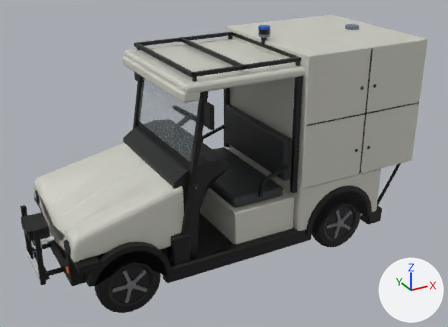
The COLLADA model golfcart_vehicle_description/mesh/golfcart.dae: old version first, new version second.
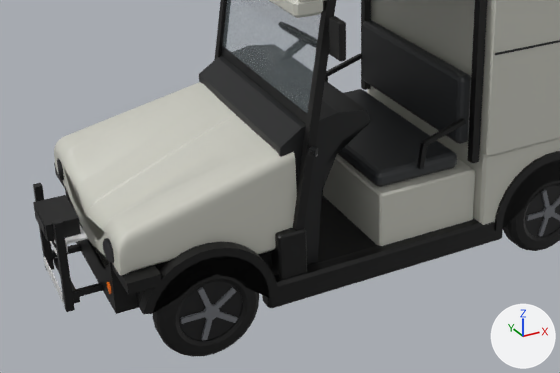
Old and new are each drawn whole from a 50 mm camera at (-2.36, -4.6, 3.09) aimed at (0.12, -0.1, 0.84) and again close up on the part from 0% to 77% of the width and 28% to 99% of the height. Lighting does not change. The marker at lower right points along +X, +Y and +Z. The older version's two pictures come first. Vertices at exactly the same position are counted once.

The first close-up shows 'alloy', 'alloy_dark', 'alu_black', 'black_plastic', 'dark_plastic', 'glass', 'rubber_mat', 'seat', 'tinted_glass', 'tyre', 'white_body', 'white_plate' and 2 more.
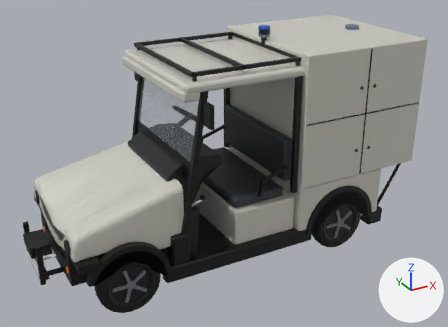
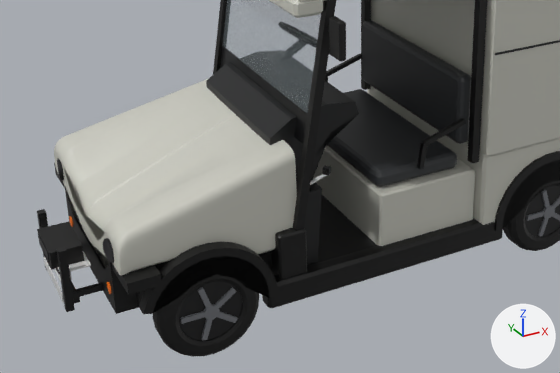
Pixel boxes (x1, y1, x2, y2) of what changed, in the close-ups (560 x 373 px; the box of a moved part takes in the faces that stretch with it):
'black_plastic', reshaped
    before: (33, 0, 560, 314)
    after: (37, 0, 560, 314)
'dark_plastic', reshaped (mostly hidden)
    before: (53, 40, 560, 265)
    after: (57, 40, 560, 274)
'alu_black', reshaped
    before: (33, 183, 104, 312)
    after: (37, 209, 104, 312)
'white_plate', reshaped
    before: (44, 225, 88, 302)
    after: (44, 173, 331, 302)
part 1 of me_alu_black, moved or reshaped
    before: (53, 219, 75, 312)
    after: (56, 247, 75, 312)
part 2 of me_alu_black, moved or reshaped
    before: (33, 183, 54, 270)
    after: (37, 209, 53, 270)
part 3 of me_black_plastic, moved or reshaped
    before: (33, 195, 81, 242)
    after: (37, 221, 84, 269)
part 4 of me_dark_plastic, moved or reshaped
    before: (308, 146, 318, 157)
    after: (322, 165, 331, 175)
part 5 of me_dark_plastic, cut back
    before: (199, 56, 367, 196)
    after: (206, 64, 353, 196)
part 6 of me_white_plate, moved or reshaped
    before: (54, 225, 88, 246)
    after: (58, 251, 91, 272)
part 7 of me_white_plate, moved or reshaped (mostly hidden)
    before: (50, 241, 68, 255)
    after: (54, 268, 72, 282)
part 8 of me_white_plate, moved or reshaped (not visible before)
    after: (310, 174, 327, 185)

Edits to the bpy script that builds the scene:
```text
Change me_alu_black:
    where me_alu_black.from_pydata(...)  # 136 vertices, 212 faces; spans x -1.63..0.6, y -0.57..0.57, z 0.2..1.93
    used by ob_alu_black; location = (0.0, 0.0, 0.0)
    before: 100 (-1.59, -0.23, 0.7) at pixel (62, 222), 101 (-1.63, -0.23, 0.7) at pixel (54, 224), 102 (-1.59, -0.19, 0.7) at pixel (60, 218), 103 (-1.63, -0.19, 0.7) at pixel (52, 220)
    before: 116 (-1.59, 0.19, 0.7) at pixel (42, 185), 117 (-1.63, 0.19, 0.7) at pixel (34, 187), 118 (-1.59, 0.23, 0.7) at pixel (40, 182), 119 (-1.63, 0.23, 0.7) at pixel (32, 184)
    me_alu_black part 1
    add for i in [*range(100, 104)]: me_alu_black.vertices[i].co += Vector((0.0, 0.0, -0.16))
    me_alu_black part 2
    add for i in [*range(116, 120)]: me_alu_black.vertices[i].co += Vector((0.0, 0.0, -0.16))
Change me_black_plastic:
    where me_black_plastic.from_pydata(...)  # 820 vertices, 1520 faces; spans x -1.66..1.8, y -0.77..0.77, z 0.1..1.74
    used by ob_black_plastic; location = (0.0, 0.0, 0.0)
    me_black_plastic part 3: the loose piece of 8 vertices spanning x -1.66..-1.5, y -0.16..0.11, z 0.57..0.66 is moved by (0.0, 0.0, -0.16)
Change me_dark_plastic:
    used by ob_dark_plastic; location = (0.0, 0.0, 0.0)
    remove me_dark_plastic.from_pydata(...)  # 480 vertices, 684 faces; spans x -1.62..1.84, y -0.69..0.69, z 0.28..1.88
    add me_dark_plastic.from_pydata(...)  # 498 vertices, 724 faces; spans x -1.62..1.84, y -0.69..0.69, z 0.28..1.88
    me_dark_plastic part 4: the loose piece of 8 vertices spanning x -0.48..-0.43, y -0.68..-0.63, z 0.97..1.01 is moved by (0.13, 0.13, -0.19)
    me_dark_plastic part 5: 14 vertices removed from x -0.59..-0.09, y -0.56..0.56, z 0.84..1.12; 32 vertices added at x -0.59..-0.09, y -0.56..0.56, z 0.3..1.12
    other edits to the shape of me_dark_plastic do not show in these pictures
Change me_white_plate:
    used by ob_white_plate; location = (0.0, 0.0, 0.0)
    remove me_white_plate.from_pydata(...)  # 62 vertices, 96 faces; spans x -1.636..-0.43, y -0.66..0.678, z 0.235..1.004
    add me_white_plate.from_pydata(...)  # 62 vertices, 96 faces; spans x -1.636..-0.297, y -0.609..0.608, z 0.235..0.821
    me_white_plate part 6: the loose piece of 8 vertices spanning x -1.63..-1.48, y -0.215..0.215, z 0.567..0.575 is moved by (0.0, 0.0, -0.155)
    me_white_plate part 7: the loose piece of 14 vertices spanning x -1.625..-1.57, y -0.15..0.15, z 0.478..0.567 is moved by (0.0, 0.0, -0.155)
    me_white_plate part 8: 8 of 62 vertices moved; they spanned x -0.466..-0.437, y -0.647..-0.598, z 0.965..0.973 and now span x -0.493..-0.309, y -0.609..-0.51, z 0.775..0.783; mean shift (0.051, 0.063, -0.19); largest move (-0.457, -0.647, 0.971) -> (-0.309, -0.529, 0.781)
    other edits to the shape of me_white_plate do not show in these pictures
```
